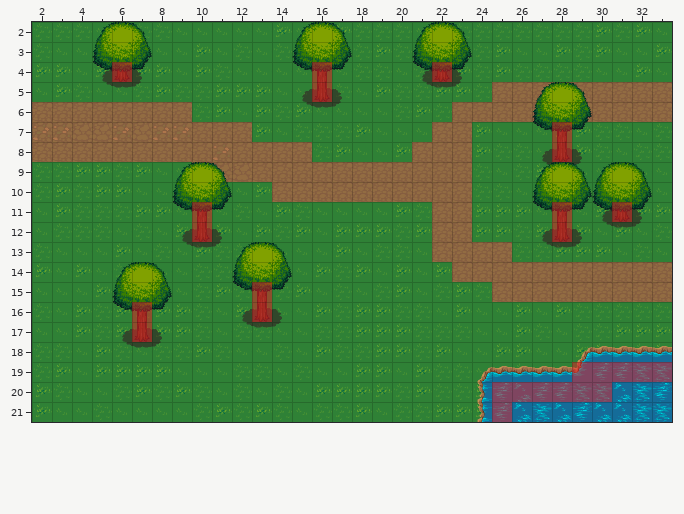
Level history. Tiled map: oop/Maps-Tiled/Forest2.tmx. The picture above is the old version.
Cells are 32x32 px. Shown: x 2..33, y 2..21.
Once edited:
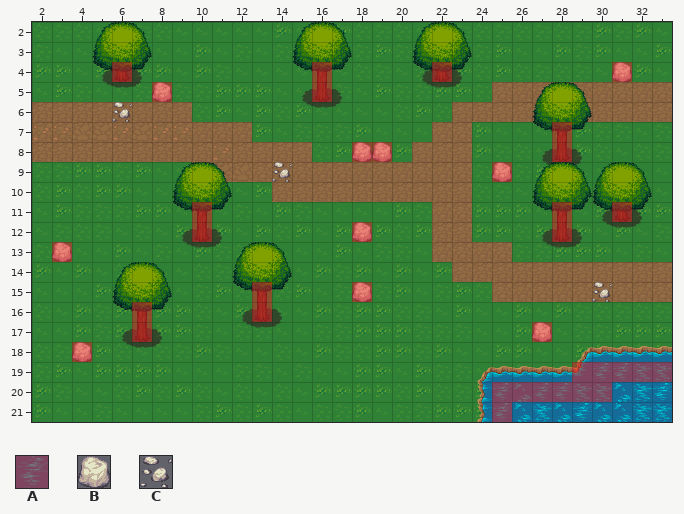
Key: from "RedCollison": A 0; from "rock": B 0, C 1.
_ is an empty cell.
See-through tiles are keyed as they look on the map.
Diff:
Changed rows in their new state; . is an unchanged cell.
Layer "Objetcs":
first column x 3:
 4 ............................B
 5 .....B.......................
 6 ...C.........................
 8 ...............BB............
 9 ...........C..........B......
12 ...............B.............
13 B............................
15 ...............B...........C.
17 ........................B....
18 .B...........................
Layer "Collisions":
first column x 3:
 4 ............................A
 5 .....A.......................
 8 ...............AA............
 9 ......................A......
12 ...............A.............
13 A............................
15 ...............A.............
17 ........................A....
18 .A...........................
